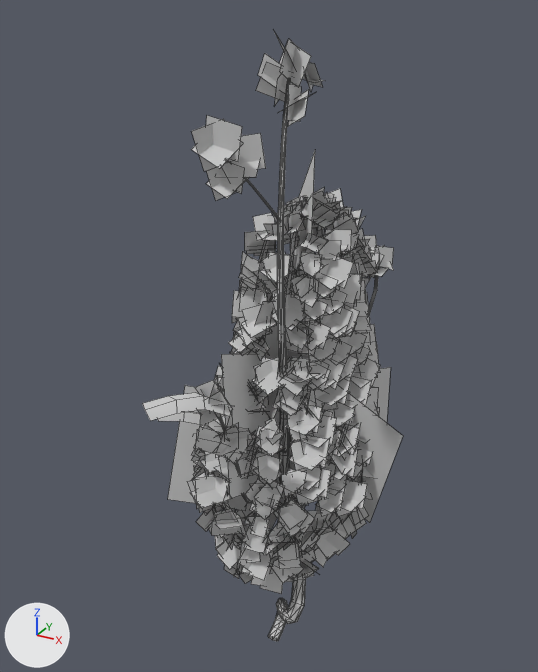
The FBX model Assets/Blockout/Ile03/meshes/SM_World_Bush01.FBX: old version first, new version second.
One viewpoint serves both versions: a 50 mm camera at (1.51, -2.82, 3.06) aimed at (-0.17, 0.23, 1.53). Arrows for +X, +Y and +Z are at lower left; the lights stay in place. Mesh edges are drawn as thin lines. Where no turn or scale is listed for an object, it has been applied to the vertices.

Before the edit, the objects in view are built like this:
```python
me_mesh = bpy.data.meshes.new('Mesh')
me_mesh.from_pydata(...)  # 432 vertices, 838 faces; spans x -7.35..-7.06, y 13.33..15.07, z -0.22..2.72
# faces by material slot: [76, 406, 140, 140, 76]
me_mesh.materials.append(mat_standardmaterial_005)  # its picture is missing
me_mesh.materials.append(mat_standardmaterial_006)  # its picture is missing
me_mesh.materials.append(mat_standardmaterial_007)  # its picture is missing
me_mesh.materials.append(mat_standardmaterial_008)  # its picture is missing
me_mesh.materials.append(mat_standardmaterial_009)  # its picture is missing
me_mesh_001 = bpy.data.meshes.new('Mesh.001')
me_mesh_001.from_pydata(...)  # 4888 vertices, 1231 faces; spans x -0.63..0.63, y -1.06..1.06, z -1.4..1.4
# faces by material slot: [1218, 13]
me_mesh_001.materials.append(mat_standardmaterial_016)  # its picture is missing
me_mesh_001.materials.append(mat_standardmaterial_017)  # its picture is missing
ob_bush01 = bpy.data.objects.new('Bush01', me_mesh)
ob_bush01.location = (7.303, -13.907, 0.096)
ob_object1385 = bpy.data.objects.new('Object1385', me_mesh_001)
ob_object1385.location = (0.0, 0.245, 1.585)
```
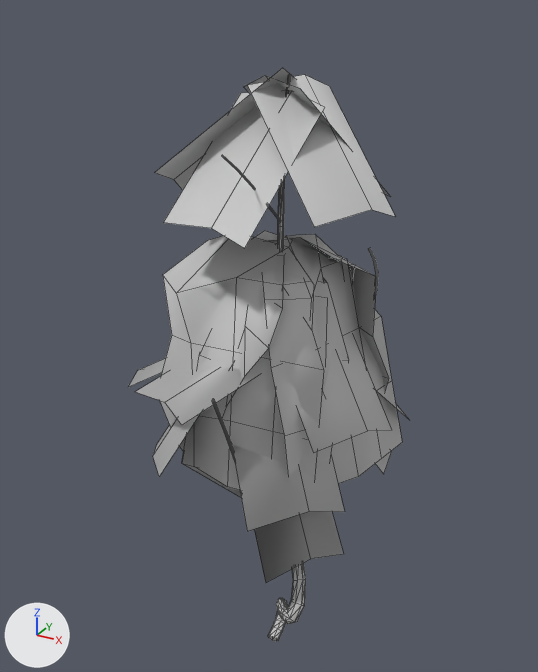
The newer file is also turned or shifted as a whole; pictures and numbers use the older file's frame.

Pixel boxes [x1, y1, x2, y2] of what changed, in the pictures (538 x 672 px):
'FeuillageBush01', added: after [128, 68, 407, 582]
    faces in mat_standardmaterial_017 (its picture is missing): [128, 68, 407, 582]
    faces in mat_standardmaterial_012 (its picture is missing): [160, 236, 324, 490]
    faces in mat_standardmaterial_016 (its picture is missing): [182, 231, 402, 497]
'Object1385', deleted: before [142, 31, 403, 594]
    faces in mat_standardmaterial_016 (its picture is missing): [142, 31, 394, 594]
    faces in mat_standardmaterial_017 (its picture is missing): [168, 151, 403, 575]

Diff of the bpy script that builds the scene:
```diff
--- a/Assets/Blockout/Ile03/meshes/SM_World_Bush01.FBX.py
+++ b/Assets/Blockout/Ile03/meshes/SM_World_Bush01.FBX.py
@@ mat_standardmaterial_012 @@
+mat_standardmaterial_012 = principled_material('Standardmaterial.012')
+mat_standardmaterial_012.base_color = (0.588, 0.588, 0.588)  # light grey #cacaca
+mat_standardmaterial_012.roughness = 0.859
@@ me_mesh_001_1 @@
+me_mesh_001_1.from_pydata(...)  # 238 vertices, 116 faces; spans x -0.6..0.75, y -0.53..0.95, z -0.64..1.76
+# faces by material slot: [66, 34, 16]
+me_mesh_001_1.materials.append(mat_standardmaterial_016)  # its picture is missing
+me_mesh_001_1.materials.append(mat_standardmaterial_017)  # its picture is missing
+me_mesh_001_1.materials.append(mat_standardmaterial_012)  # its picture is missing
@@ ob_object1385 @@
-ob_object1385 = bpy.data.objects.new('Object1385', me_mesh_001)
-ob_object1385.location = (0.0, 0.245, 1.585)
@@ ob_feuillagebush01 @@
+ob_feuillagebush01 = bpy.data.objects.new('FeuillageBush01', me_mesh_001_1)
+ob_feuillagebush01.location = (-0.151, -0.143, 1.096)
```
